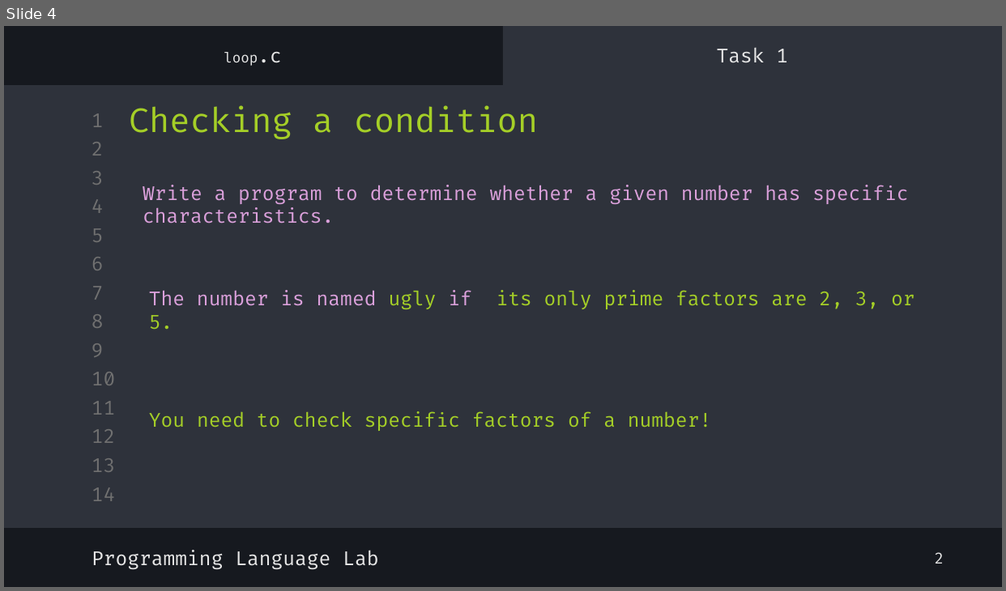
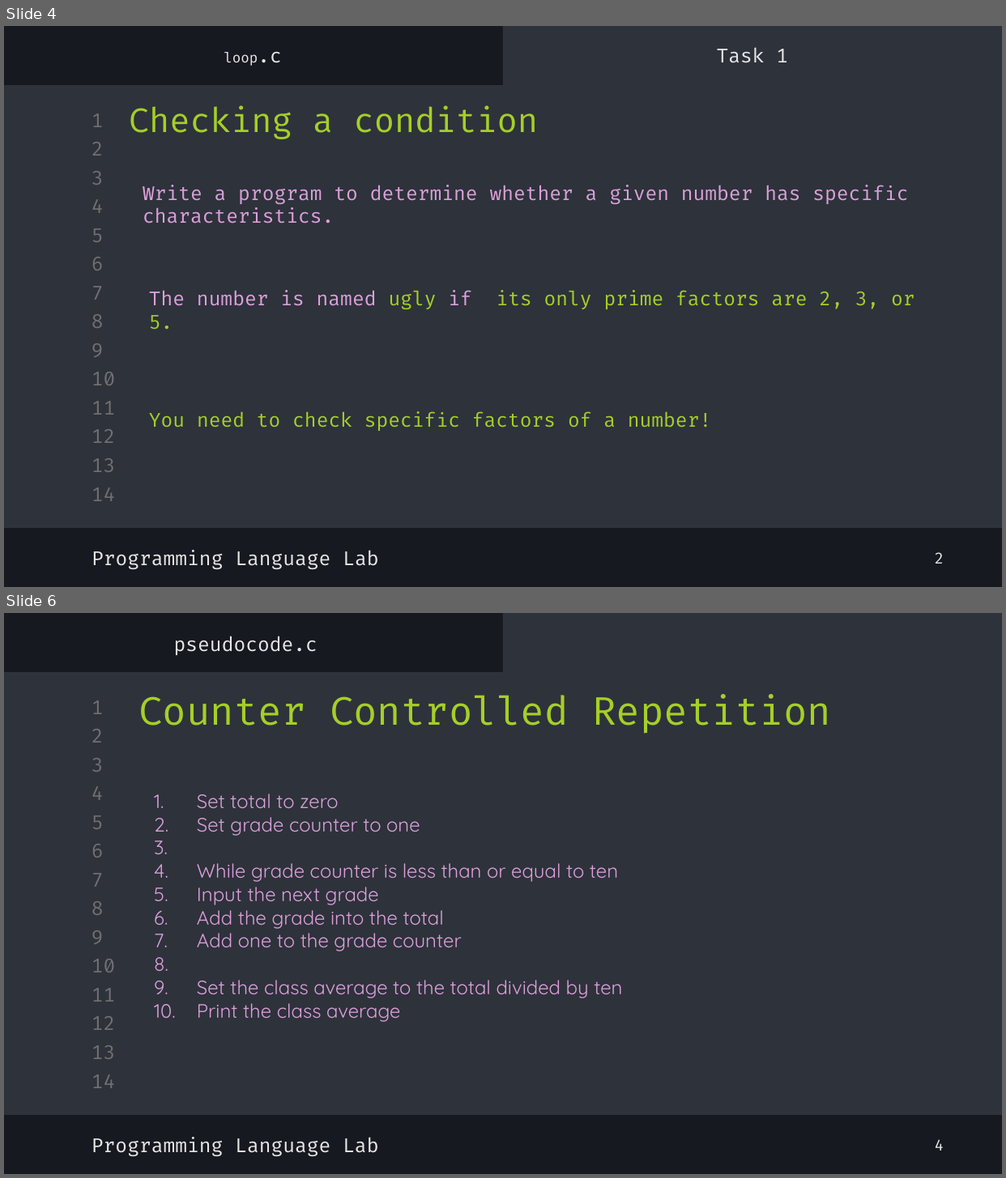
Before and after one commit to shayan-naghizadeh/C-Lab-AUT, a slide deck: slides/5.Loop/Loop.pptx. Shown one above the other, each under a label of ours: slide 4 before the commit, slides 4 and 6 after it; the slides between them are not shown. The pictures are 1006x591 and 1006x1178 pixels, drawn with LibreOffice and Linux fonts; fonts in the diff are those of the drawing. Boxes give left, top, right and bottom in pixels: in the first picture for what was removed or moved away, otherwise in the second. Text is boxed around its words. In the diff, an @@ line names an element or a change of style, - is before the commit and + after.

```diff
--- a/slides/5.Loop/Loop.pptx
+++ b/slides/5.Loop/Loop.pptx
@@ slide 6 added at (x1=4, y1=613, x2=1002, y2=1174), background #16191F; not listed: 16 template elements that a slide beside it also shows @@
@@ text added at (x1=174, y1=636, x2=317, y2=655), 14 pt, text #E7E7E7 @@
+pseudocode.c
@@ title added at (x1=138, y1=694, x2=831, y2=734), 28 pt, text #A5CF27 @@
+Counter Controlled Repetition
@@ text added at (x1=197, y1=794, x2=622, y2=1022), 14 pt, text #DBA0DB @@
+1. Set total to zero
+2. Set grade counter to one
+3. While grade counter is less than or equal to ten
+4. Input the next grade
+5. Add the grade into the total
+6. Add one to the grade counter
+7. Set the class average to the total divided by ten
+8. Print the class average
@@ text added at (x1=91, y1=1137, x2=378, y2=1157), 14 pt, text #E7E7E7 @@
+Programming Language Lab
@@ text added at (x1=935, y1=1139, x2=944, y2=1151), 11 pt, text #E7E7E7 @@
+4
```
Also in this commit, not shown: 3 slides changed, 6 other slides added, 6 other files.
